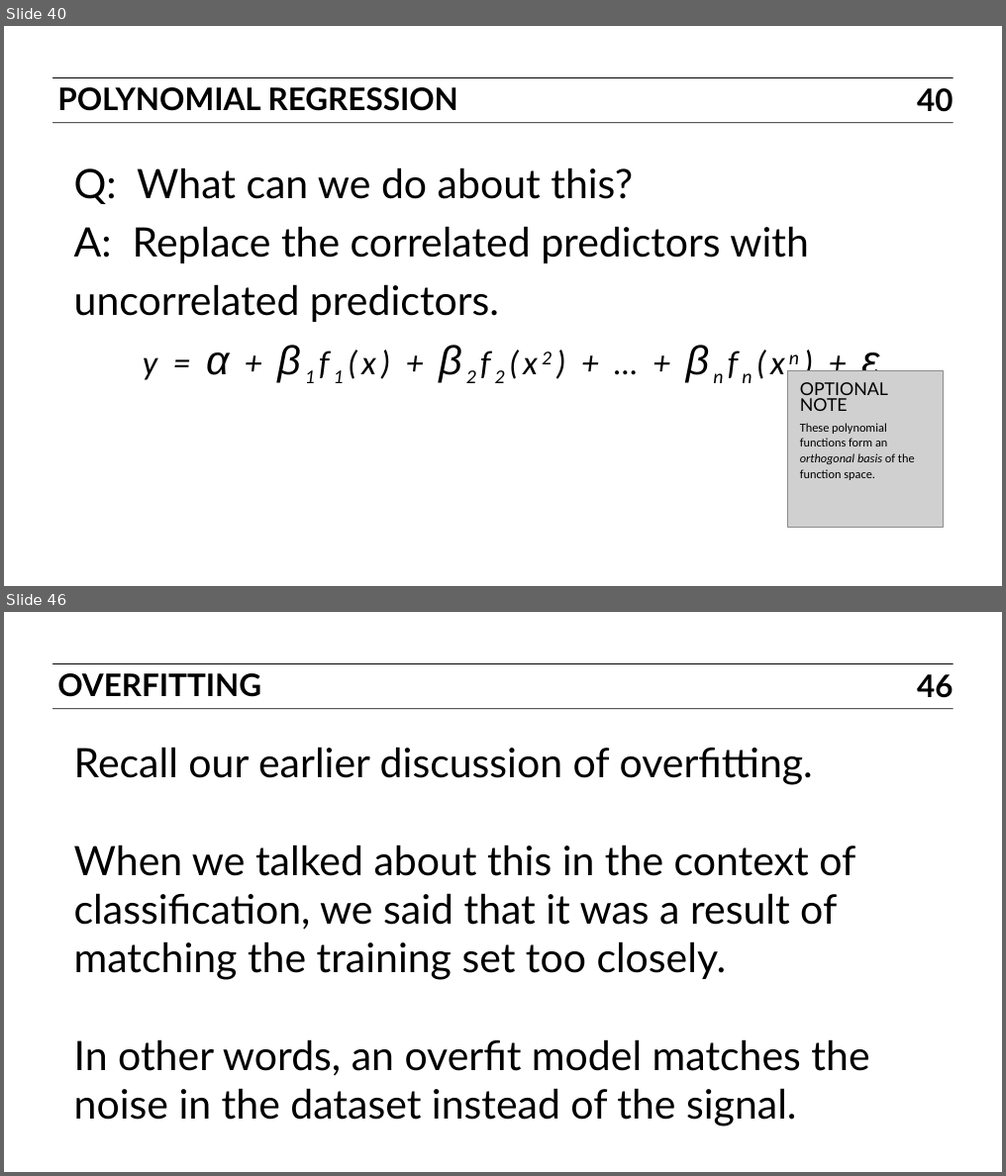
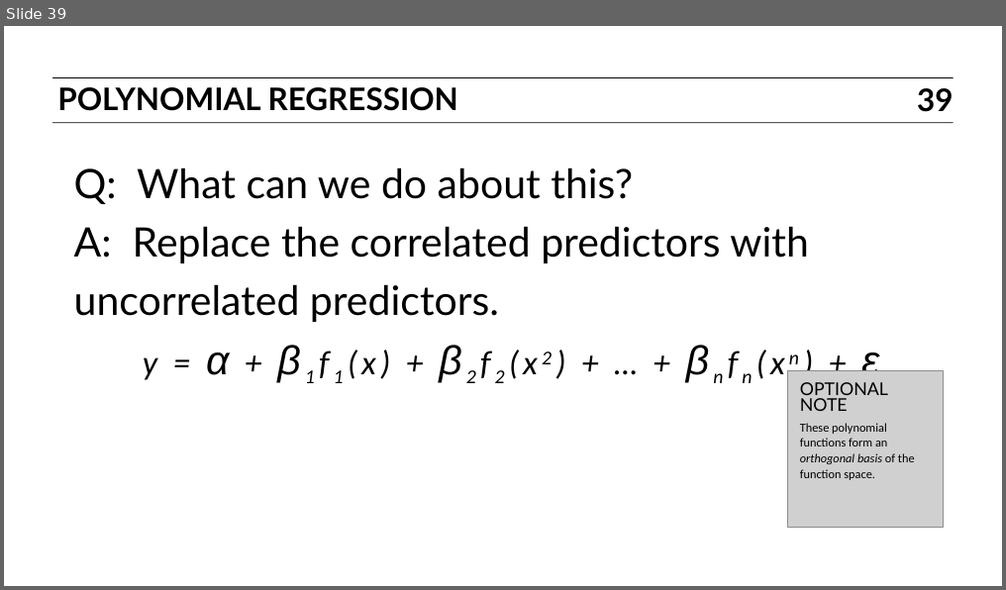
Before and after one commit to ajschumacher/gadsdc, a slide deck: 07-linear/slides.pptx. Shown one above the other, each under a label of ours: slides 40 and 46 before the commit, slide 39 after it; the slides between them are not shown. The pictures are 1006x1176 and 1006x590 pixels, drawn with LibreOffice and Linux fonts; fonts in the diff are those of the drawing; grey boxes stand for pictures. Boxes give left, top, right and bottom in pixels: in the first picture for what was removed or moved away, otherwise in the second. Text is boxed around its words. In the diff, an @@ line names an element or a change of style, - is before the commit and + after.

```diff
--- a/07-linear/slides.pptx
+++ b/07-linear/slides.pptx
@@ slide 46 removed at box(4, 612, 1002, 1172), background #FFFFFF; not listed: 2 template elements that a slide beside it also shows @@
@@ text removed at box(57, 673, 261, 697) @@
-OVERFITTING
@@ page number removed at box(917, 674, 952, 698) @@
-46
@@ text removed at box(74, 747, 869, 1127) @@
-Recall our earlier discussion of overfitting.
-When we talked about this in the context of classification, we said that it was a result of matching the training set too closely.
-In other words, an overfit model matches the noise in the dataset instead of the signal.
@@ what was slide 40 is now slide 39 @@
@@ page number at box(917, 88, 952, 112): text changed @@
-40
+39
```
Also in this commit, not shown: 10 slides changed, 29 other slides removed, 2 other files.
